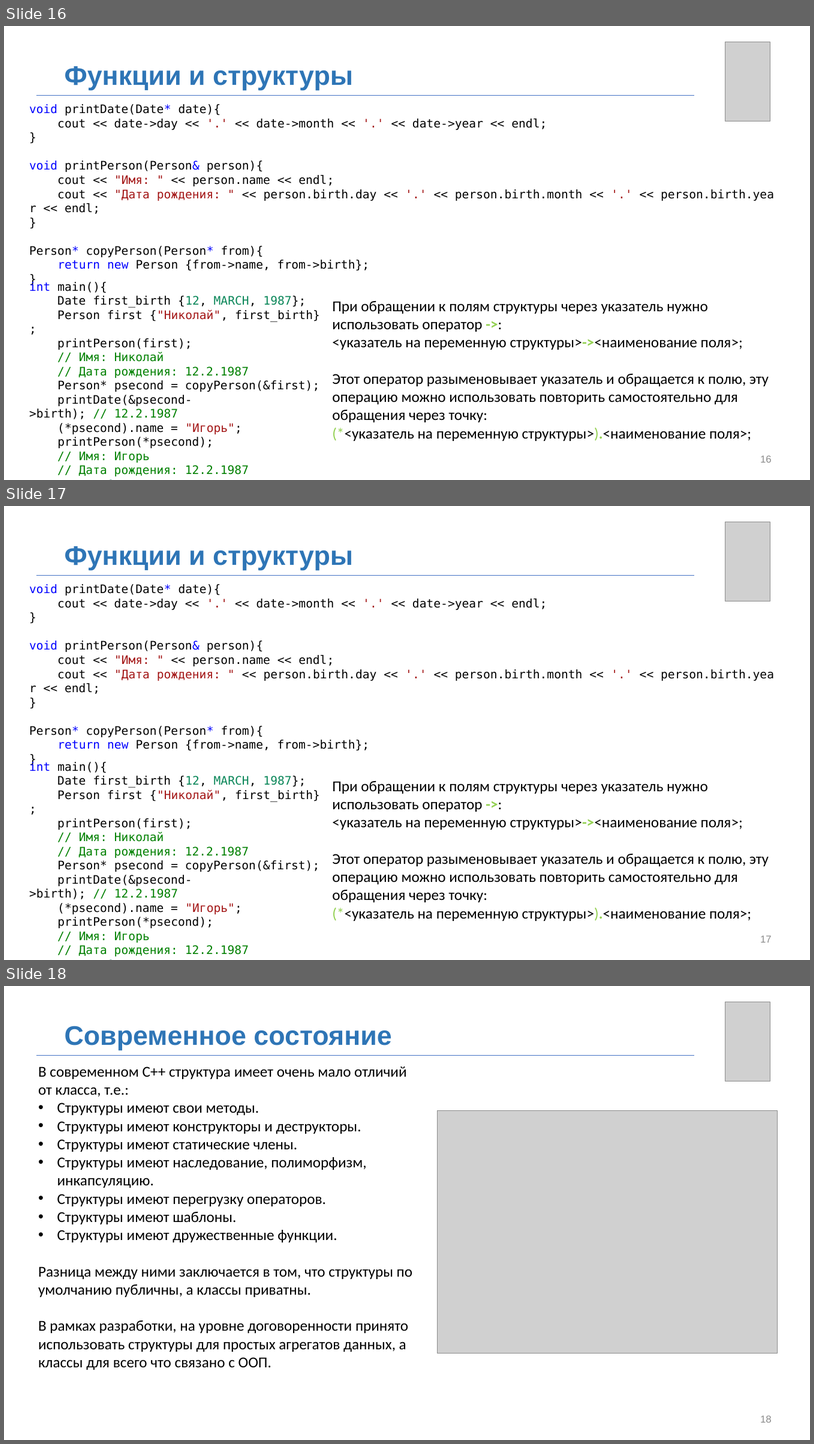
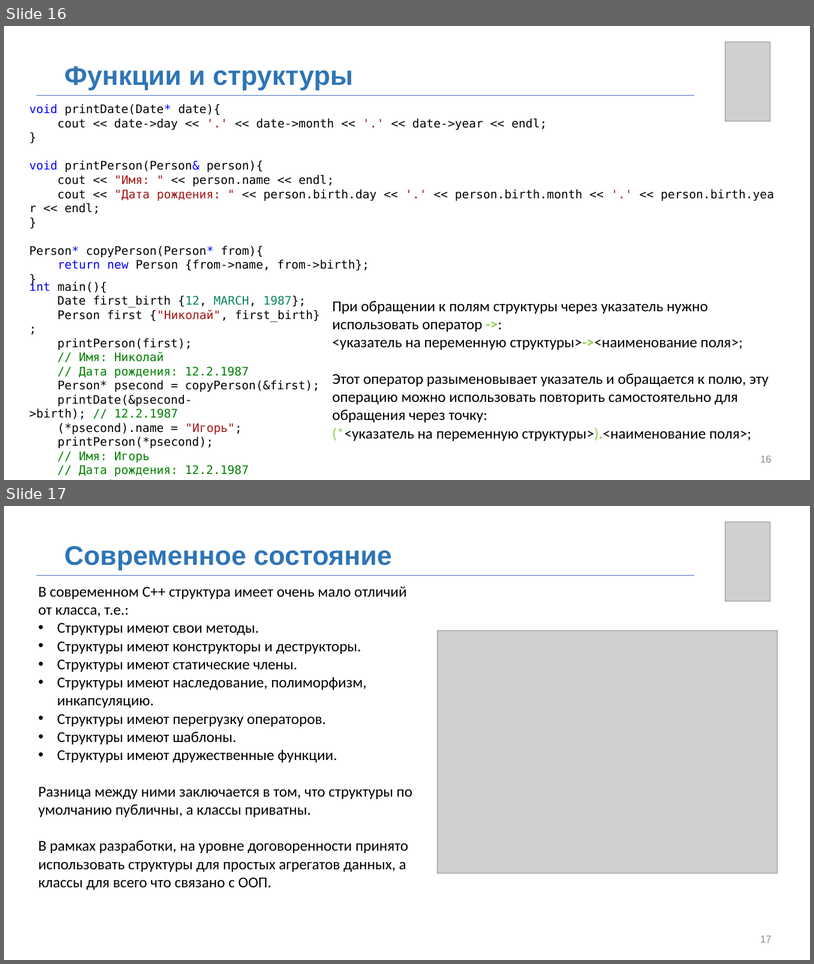
Before and after one commit to MUCTR-IKT-CPP/cpp_course, a slide deck: Лекции/2025/3/Пользовательские типы, структры, объединения.pptx. Shown one above the other, each under a label of ours: slides 16, 17 and 18 before the commit, slides 16 and 17 after it. The pictures are 814x1444 and 814x964 pixels, drawn with LibreOffice and Linux fonts; fonts in the diff are those of the drawing; grey boxes stand for pictures; background and template pictures are left out. Boxes give left, top, right and bottom in pixels: in the first picture for what was removed or moved away, otherwise in the second. Text is boxed around its words. In the diff, an @@ line names an element or a change of style, - is before the commit and + after.

```diff
--- a/Лекции/2025/3/Пользовательские типы, структры, объединения.pptx
+++ b/Лекции/2025/3/Пользовательские типы, структры, объединения.pptx
@@ slide 17 removed at [4, 506, 810, 960], background #FFFFFF @@
@@ picture removed at [726, 522, 770, 601] @@
@@ text removed at [65, 546, 353, 570] @@
-Функции и структуры
@@ line removed from (36, 575) to (695, 575) @@
@@ text removed at [29, 584, 774, 751] @@
-void printDate(Date* date){
-cout << date->day << '.' << date->month << '.' << date->year << endl;
-}
-void printPerson(Person& person){
-cout << "Имя: " << person.name << endl;
-cout << "Дата рождения: " << person.birth.day << '.' << person.birth.month << '.' << person.birth.year << endl;
-}
-Person* copyPerson(Person* from){
-return new Person {from->name, from->birth};
-}
@@ text removed at [29, 761, 320, 956] @@
-int main(){
-Date first_birth {12, MARCH, 1987};
-Person first {"Николай", first_birth};
-printPerson(first);
-// Имя: Николай
-// Дата рождения: 12.2.1987
-Person* psecond = copyPerson(&first);
-printDate(&psecond->birth); // 12.2.1987
-(*psecond).name = "Игорь";
-printPerson(*psecond);
-// Имя: Игорь
-// Дата рождения: 12.2.1987
-return 0;
-}
@@ text removed at [332, 781, 769, 921] @@
-При обращении к полям структуры через указатель нужно использовать оператор ->:
-<указатель на переменную структуры>-><наименование поля>;
-Этот оператор разыменовывает указатель и обращается к полю, эту операцию можно использовать повторить самостоятельно для обращения через точку:
-(*<указатель на переменную структуры>).<наименование поля>;
@@ page number removed at [761, 935, 772, 942] @@
-17
@@ what was slide 18 is now slide 17 @@
@@ page number at [761, 935, 772, 942]: text changed @@
-18
+17
```
Also in this commit, not shown: 4 slides changed.
